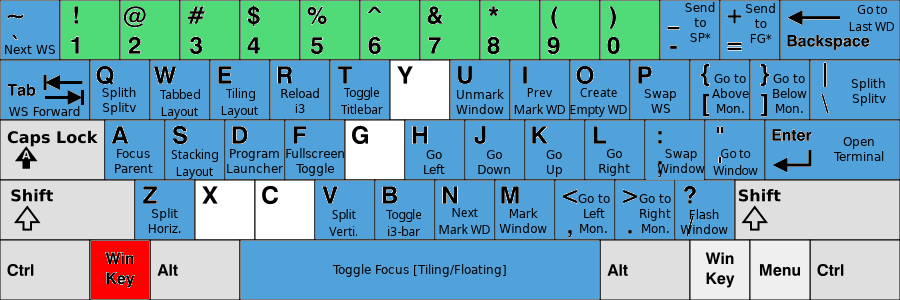
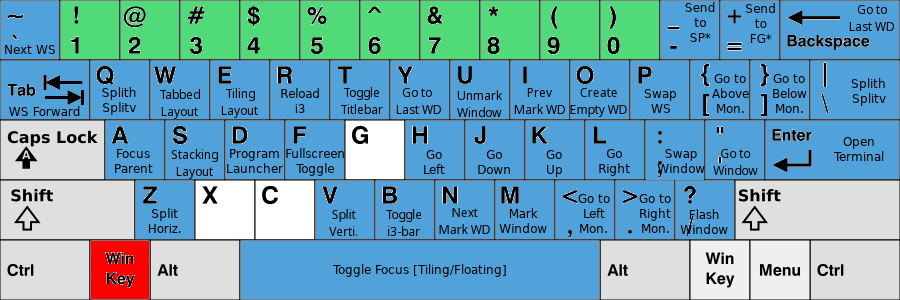
Revision of a layered 900 x 300 image; what changed, layer by layer:
added layer "Go to ..." above "Toggle ..." over box(396, 88, 441, 114)
painted on "Unmark ..." over box(456, 89, 504, 117)
painted on "KB_United_States-NoAltGr.svg" over box(391, 61, 449, 119)
